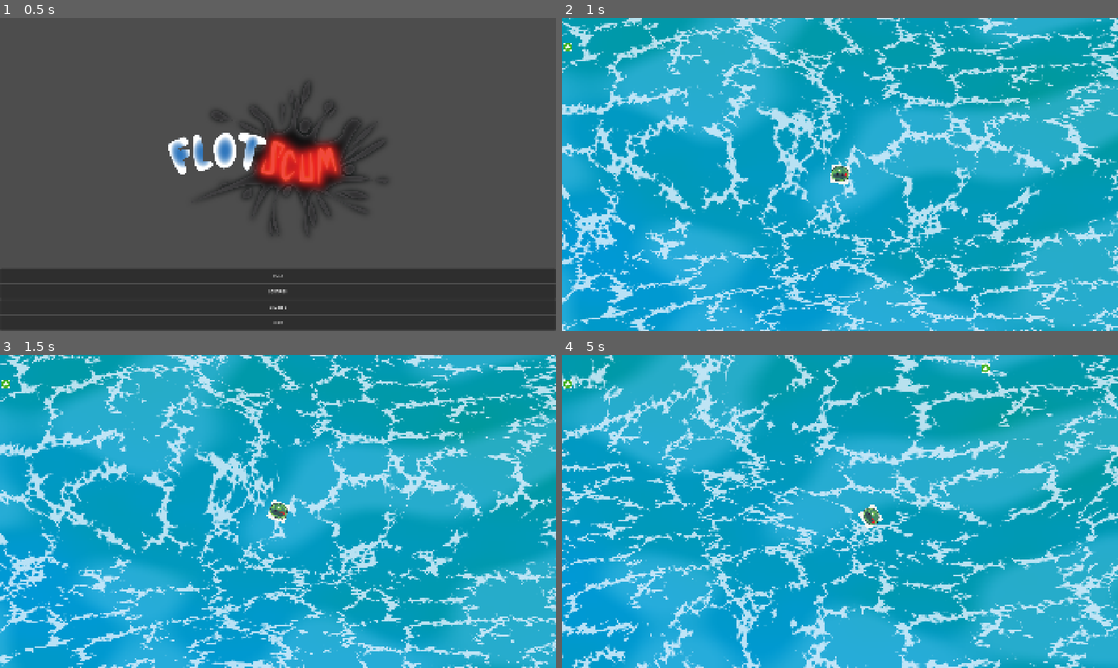
Above: before the commit, frames 1-4 (two rows, left to right).
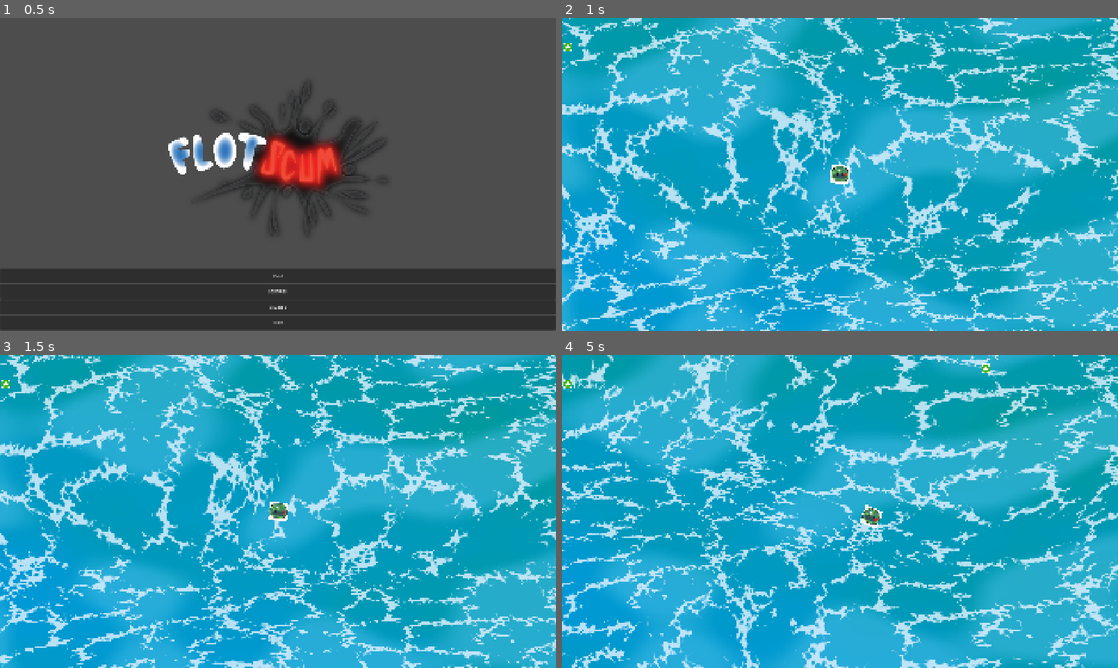
Above: after the commit, the same moments.

Repository: Of-Machines-and-Men/flotscum
Game: Godot game, scene res://scenes/levels/UI/main_menu.tscn
The game is run twice, just before and just after one commit, with the same random seed, the same clock (stepped at 60 frames per second) and the same inputs.
Inputs (mouse positions are in pixels of both pictures, inside the frame that each line leads up to):
- Up to frame 1 (0.5 s): no input
- Up to frame 2 (1 s): click "PLAY" at 0.5 s
- Up to frame 3 (1.5 s): move the mouse to (400, 495) at 1.27 s; hold D (moveright) from 1.28 s (still down)
- Up to frame 4 (5 s): move the mouse to (728, 527) at 2.02 s; release D (moveright) at 2.03 s; hold S (movedown) 2.03-2.78 s; move the mouse to (895, 442) at 2.77 s; hold D (moveright) 2.78-3.53 s; move the mouse to (812, 574) at 3.52 s; hold W (moveup) 3.53-4.28 s; move the mouse to (1006, 558) at 4.27 s; hold A (moveleft) from 4.28 s (still down)

Frame 1 is identical in both runs. In frame 2, less than 0.1% of the frame differs, in the area x 48-52%, y 46-54%; in frame 3, 0.1%; in frame 4, 12%, in the area x 0-100%, y 0-100%.

Commit message:
use base entity constructs in player

Diff:
--- a/scenes/entities/player/player.gd
+++ b/scenes/entities/player/player.gd
@@ -1,9 +1,5 @@
 class_name Player
 extends Entity
-
-@export var move_force: float = 100.0
-@export var rotation_torque: float = 500.0
-@export var rotation_damping: float = 1.0
 
 # Called when the node enters the scene tree for the first time.
 func _ready() -> void:
@@ -22,11 +18,9 @@
 	).normalized()
 
 	if input != Vector2.ZERO:
-		apply_central_force(input * move_force)
+		apply_central_force(input * motor_force)
 
 func _rotate_towards_mouse() -> void:
 	var mouse_pos = get_global_mouse_position()
-	var target_angle = global_position.direction_to(mouse_pos).angle()
-	var angle_diff = wrapf(target_angle - rotation, -PI, PI)
-	apply_torque(angle_diff * rotation_torque * mass)
-	angular_velocity *= (1.0 - rotation_damping * get_physics_process_delta_time())
+	var target_direction = global_position.direction_to(mouse_pos)
+	turn_towards(target_direction)
--- a/scenes/entities/player/player.tscn
+++ b/scenes/entities/player/player.tscn
@@ -1,7 +1,12 @@
 [gd_scene format=3 uid="uid://bx50wswt2uvmn"]
 
 [ext_resource type="Script" uid="uid://ddo6cyibuwjad" path="res://scenes/entities/player/player.gd" id="1_1hmtu"]
+[ext_resource type="Script" uid="uid://d12eyvoswutn1" path="res://scripts/gameplay/abilities/drift/drift_ability.gd" id="2_58kc7"]
 [ext_resource type="Texture2D" uid="uid://dhf0qh6fxyjrj" path="res://assets/placeholders/player.png" id="2_635qg"]
+
+[sub_resource type="Resource" id="Resource_nh4ur"]
+script = ExtResource("2_58kc7")
+metadata/_custom_type_script = "uid://d12eyvoswutn1"
 
 [sub_resource type="CircleShape2D" id="CircleShape2D_1hmtu"]
 radius = 30.0
@@ -9,13 +14,13 @@
 [sub_resource type="CircleShape2D" id="CircleShape2D_635qg"]
 radius = 32.0
 
-[node name="Player" type="RigidBody2D" unique_id=1684059445 node_paths=PackedStringArray("entity_sprite", "collider", "impact_zone", "impact_collider")]
+[node name="Player" type="RigidBody2D" unique_id=1684059445 node_paths=PackedStringArray("entity_sprite", "collider", "impact_zone")]
 linear_damp = 1.0
 script = ExtResource("1_1hmtu")
 entity_sprite = NodePath("Sprite2D")
 collider = NodePath("CollisionShape2D")
 impact_zone = NodePath("ImpactZone")
-impact_collider = NodePath("ImpactZone/ImpactCollider")
+default_behaviour = SubResource("Resource_nh4ur")
 absorber_priority = 2
 can_be_absorbed = false
 metadata/_custom_type_script = "uid://cdx4j041nqp46"
